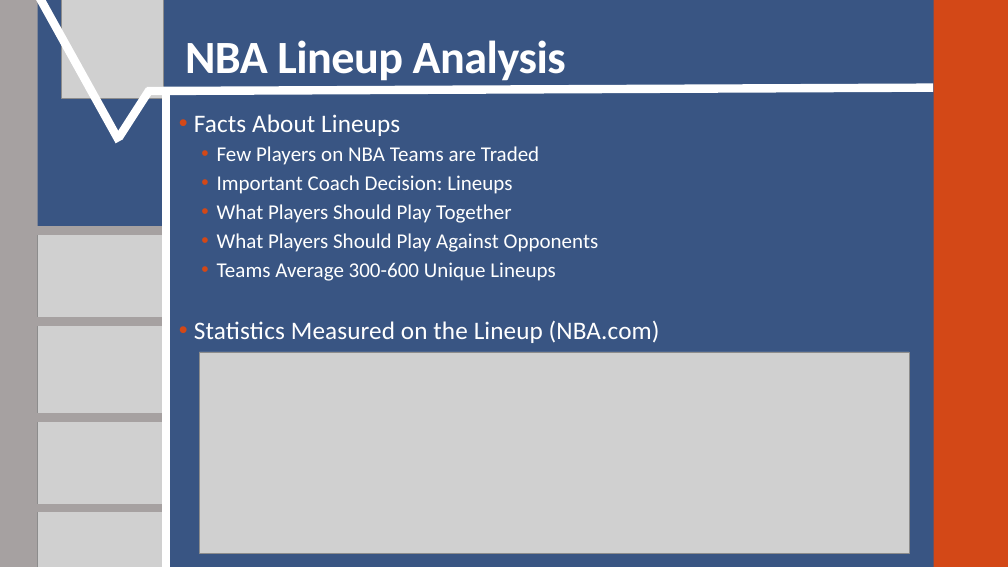
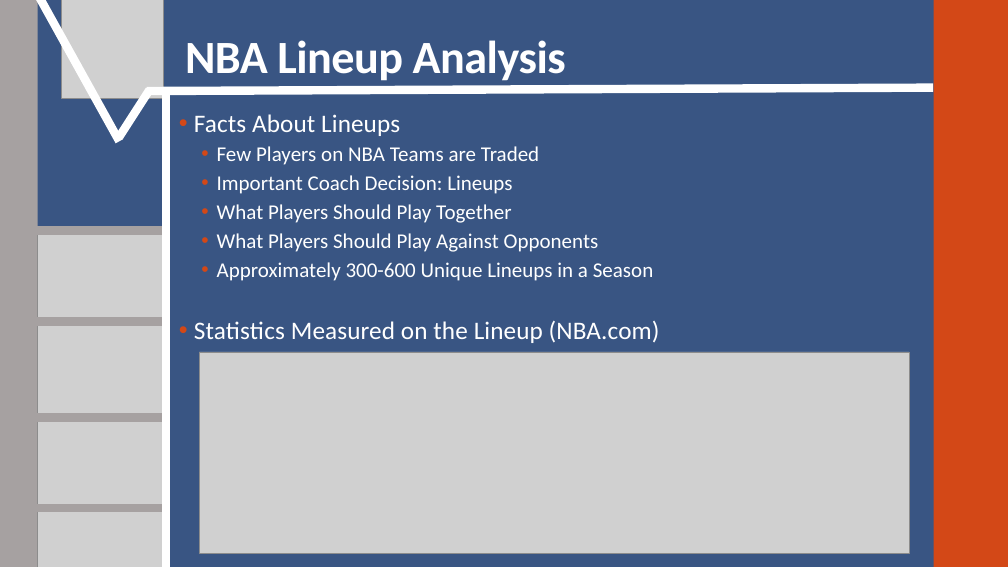
Before and after one commit to SuperMarioGiacomazzo/STOR390_WEBSITE, a slide deck: slide 2 of Slides/Basketball 3/Basketball_3_Lecture.pptx. Drawn at 1008x567 pixels with LibreOffice and Linux fonts; fonts in the diff are those of the drawing; grey boxes stand for pictures. Boxes give left, top, right and bottom in pixels: in the first picture for what was removed or moved away, otherwise in the second. Text is boxed around its words. In the diff, an @@ line names an element or a change of style, - is before the commit and + after.

```diff
--- a/Slides/Basketball 3/Basketball_3_Lecture.pptx
+++ b/Slides/Basketball 3/Basketball_3_Lecture.pptx
@@ text at (217, 262, 654, 281): text changed @@
-  • Teams Average 300-600 Unique Lineups
+  • Approximately 300-600 Unique Lineups in a Season
```
Also in this commit, not shown: 1 other slide changed, 12 other files.
